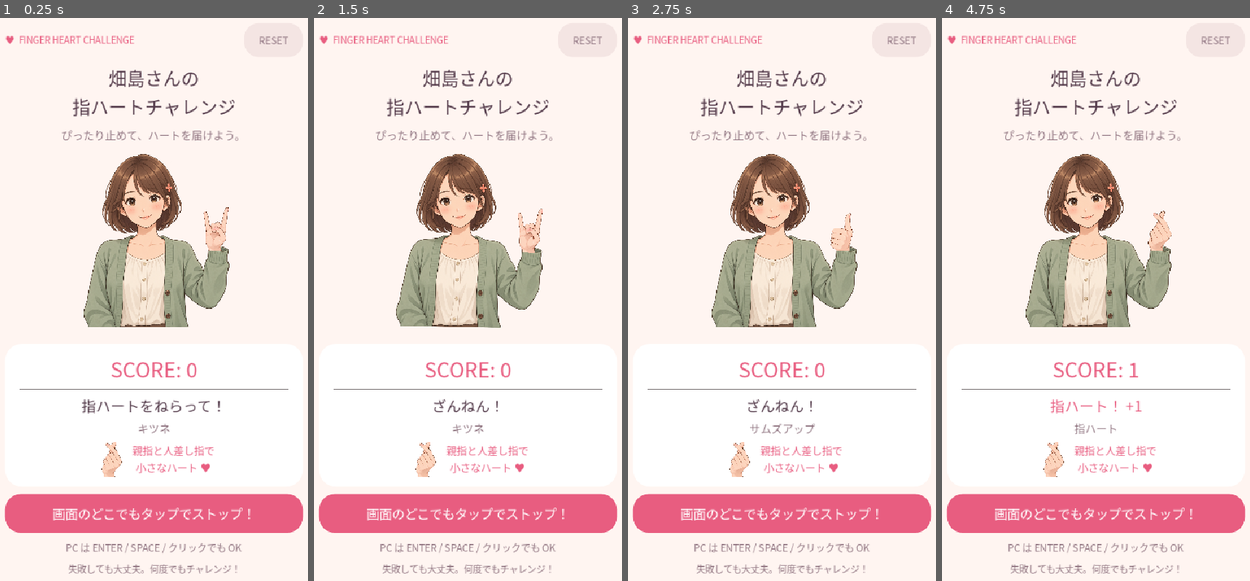
Above: before the commit, frames 1-4 (left to right).
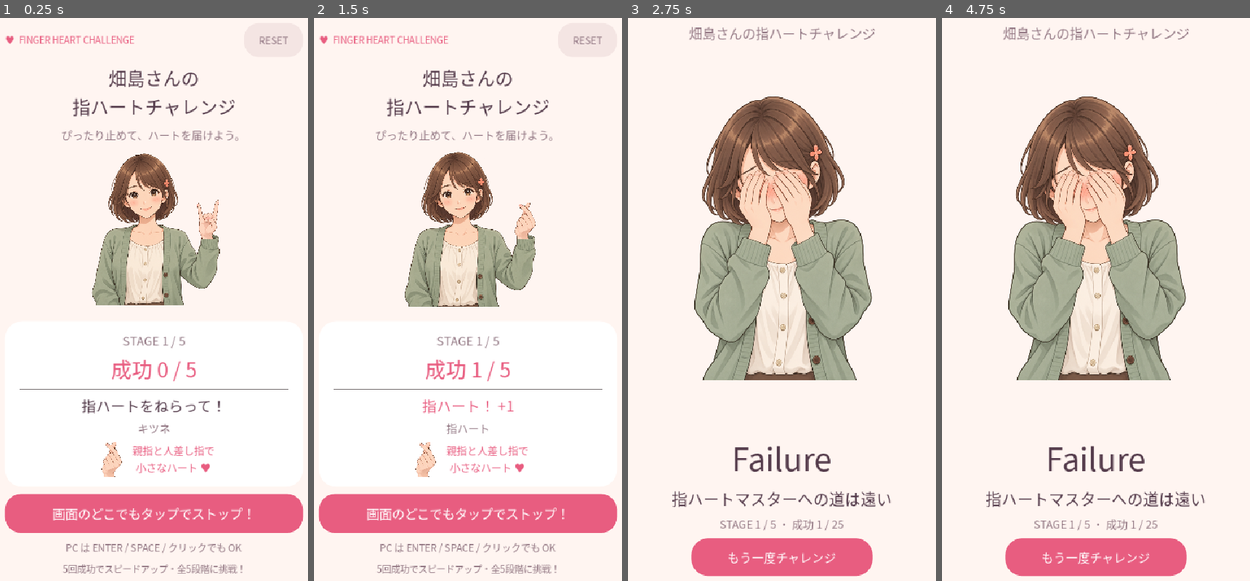
Above: after the commit, the same moments.

Repository: Badgio0906/finger-heart-challenge
Game: Godot game, scene res://scenes/Main.tscn
Two runs of this game, one before a commit and one after it. Both use one fixed random seed, a clock stepped at 60 frames per second and the inputs below.
Inputs (mouse positions are in pixels of both pictures, inside the frame that each line leads up to):
- Up to frame 1 (0.25 s): no input
- Up to frame 2 (1.5 s): click "RESET" at 0.5 s; tap Enter (stop_hand) at 1.25 s; move the mouse to (538, 271) at 1.27 s; hold Enter (stop_hand) from 1.28 s (still down); click (538, 271) at 1.42 s
- Up to frame 3 (2.75 s): tap Space at 1.52, 1.55, 1.82, 2, 2.1, 2.27, 2.57 s; move the mouse to (717, 327) at 2.02 s; release Enter (stop_hand) at 2.03 s; click (717, 327) at 2.17 s; tap Enter (stop_hand) at 2.3 s
- Up to frame 4 (4.75 s): click "RESET" (after the commit: "もう一度チャレンジ") at 2.75 s; move the mouse to (1129, 170) at 3.52 s; hold Enter (stop_hand) 3.53-4.28 s; click (1129, 170) at 3.67 s; tap Space at 3.8, 4.52 s; move the mouse to (1080, 417) at 4.27 s; tap Enter (stop_hand) at 4.35 s; click (1080, 417) at 4.42 s

The runs differ from the first frame. In frame 1, 7.0% of the frame differs, in the area x 20-79%, y 24-99%; in frame 2, 7.3%; in frame 3, 31%, in the area x 1-99%, y 1-100%; in frame 4, 31%.

Commit message:
Add five-stage challenge and illustrated clear and failure screens

Diff:
--- a/scripts/main.gd
+++ b/scripts/main.gd
@@ -1,9 +1,10 @@
 extends Control
 
-enum GameState { RUNNING, JUDGING }
+enum GameState { RUNNING, JUDGING, CLEARED, FAILED }
 enum HandType { HEART, FOX, PEACE, OK, THUMBS_UP, OPEN, POINT }
 
-const HAND_CHANGE_INTERVAL := 0.65
+const STAGE_INTERVALS := [0.65, 0.55, 0.45, 0.35, 0.25]
+const SUCCESSES_PER_STAGE := 5
 const RESULT_DURATION := 0.8
 const HAND_FILES := ["heart", "fox", "peace", "ok", "thumbs_up", "open", "point"]
 const HAND_NAMES := ["指ハート", "キツネ", "ピース", "OKサイン", "サムズアップ", "手のひら", "人差し指"]
@@ -17,6 +18,7 @@
 var current_hand := HandType.HEART
 var previous_hand := -1
 var score := 0
+var stage := 0
 var switches_until_heart := 0
 var rng := RandomNumberGenerator.new()
 var textures: Array[Texture2D] = []
@@ -34,6 +36,16 @@
 var info_panel: PanelContainer
 var motion: Tween
 var browser_qa := false
+var game_content: Control
+var stage_label: Label
+var end_screen: MarginContainer
+var end_art: TextureRect
+var end_title: Label
+var end_message: Label
+var end_progress: Label
+var retry_button: Button
+var clear_texture: Texture2D
+var failure_texture: Texture2D
 
 func _ready() -> void:
 	rng.randomize()
@@ -46,10 +58,12 @@
 		# Use the original fixed sleeve; crop generated cuffs from every hand layer.
 		hand_texture.region = Rect2(0, 0, 1254, 900)
 		textures.append(hand_texture)
+	clear_texture = load("res://assets/art_v2/clear.png")
+	failure_texture = load("res://assets/art_v2/failure.png")
 	_build_ui()
 	hand_timer = Timer.new()
 	hand_timer.name = "HandTimer"
-	hand_timer.wait_time = HAND_CHANGE_INTERVAL
+	hand_timer.wait_time = STAGE_INTERVALS[0]
 	hand_timer.timeout.connect(_next_hand)
 	add_child(hand_timer)
 	result_timer = Timer.new()
@@ -101,6 +115,7 @@
 	background.mouse_filter = Control.MOUSE_FILTER_IGNORE
 	add_child(background)
 	var margin := MarginContainer.new()
+	game_content = margin
 	margin.set_anchors_and_offsets_preset(Control.PRESET_FULL_RECT)
 	for side in ["left", "right", "top", "bottom"]:
 		margin.add_theme_constant_override("margin_" + side, 24)
@@ -170,7 +185,9 @@
 	var info := VBoxContainer.new()
 	info.add_theme_constant_override("separation", 7)
 	info_panel.add_child(info)
-	score_label = _label("SCORE: 0", 34, ACCENT)
+	stage_label = _label("STAGE 1 / 5", 20, MUTED)
+	info.add_child(stage_label)
+	score_label = _label("成功 0 / 5", 34, ACCENT)
 	info.add_child(score_label)
 	var line := HSeparator.new()
 	line.modulate = Color("ecdce1")
@@ -200,8 +217,43 @@
 	stack.add_child(callout)
 	callout.add_child(_label("画面のどこでもタップでストップ！", 21, Color.WHITE))
 	stack.add_child(_label("PC は ENTER / SPACE / クリックでも OK", 16, MUTED))
-	stack.add_child(_label("失敗しても大丈夫。何度でもチャレンジ！", 15, MUTED))
+	stack.add_child(_label("5回成功でスピードアップ・全5段階に挑戦！", 15, MUTED))
 	_ignore_layout_input(margin)
+	_build_end_screen()
+
+func _build_end_screen() -> void:
+	end_screen = MarginContainer.new()
+	end_screen.set_anchors_and_offsets_preset(Control.PRESET_FULL_RECT)
+	for side in ["left", "right", "top", "bottom"]:
+		end_screen.add_theme_constant_override("margin_" + side, 24)
+	add_child(end_screen)
+	var stack := VBoxContainer.new()
+	stack.add_theme_constant_override("separation", 10)
+	end_screen.add_child(stack)
+	stack.add_child(_label("畑島さんの指ハートチャレンジ", 22, MUTED))
+	end_art = _texture("res://assets/art_v2/clear.png")
+	end_art.size_flags_vertical = Control.SIZE_EXPAND_FILL
+	stack.add_child(end_art)
+	end_title = _label("Clear", 52, ACCENT)
+	stack.add_child(end_title)
+	end_message = _label("", 26)
+	end_message.autowrap_mode = TextServer.AUTOWRAP_WORD_SMART
+	stack.add_child(end_message)
+	end_progress = _label("", 18, MUTED)
+	stack.add_child(end_progress)
+	retry_button = Button.new()
+	retry_button.text = "もう一度チャレンジ"
+	retry_button.custom_minimum_size = Vector2(300, 62)
+	retry_button.size_flags_horizontal = Control.SIZE_SHRINK_CENTER
+	retry_button.focus_mode = Control.FOCUS_NONE
+	retry_button.add_theme_color_override("font_color", Color.WHITE)
+	retry_button.add_theme_stylebox_override("normal", _style(ACCENT))
+	retry_button.add_theme_stylebox_override("hover", _style(Color("ee7896")))
+	retry_button.add_theme_stylebox_override("pressed", _style(Color("ce4268")))
+	retry_button.pressed.connect(reset_game)
+	stack.add_child(retry_button)
+	_ignore_layout_input(end_screen)
+	end_screen.hide()
 
 func _ignore_layout_input(node: Node) -> void:
 	if node is Control and not node is Button:
@@ -248,15 +300,20 @@
 	if not browser_qa:
 		return
 	var button_rect := reset_button.get_global_rect()
+	var retry_rect := retry_button.get_global_rect()
 	var state := {"state": game_state, "hand": current_hand, "score": score,
 		"result": result_label.text, "width": size.x, "height": size.y,
+		"stage": stage + 1, "interval": hand_timer.wait_time,
+		"ending": end_title.text if end_screen.visible else "", "message": end_message.text,
+		"retry": [retry_rect.position.x, retry_rect.position.y, retry_rect.size.x, retry_rect.size.y],
 		"reset": [button_rect.position.x, button_rect.position.y, button_rect.size.x, button_rect.size.y]}
 	JavaScriptBridge.eval("window.__fingerHeart = " + JSON.stringify(state))
 
 func _input(event: InputEvent) -> void:
 	# Touch is handled before the Button consumes it; mouse uses Button.pressed.
 	if event is InputEventScreenTouch and event.pressed:
-		if reset_button.get_global_rect().has_point(event.position):
+		var button := retry_button if end_screen.visible else reset_button
+		if button.get_global_rect().has_point(event.position):
 			reset_game()
 			get_viewport().set_input_as_handled()
 
@@ -265,7 +322,8 @@
 	if event is InputEventMouseButton:
 		stop = event.button_index == MOUSE_BUTTON_LEFT and event.pressed
 	if event is InputEventScreenTouch:
-		if event.pressed and reset_button.get_global_rect().has_point(event.position):
+		var button := retry_button if end_screen.visible else reset_button
+		if event.pressed and button.get_global_rect().has_point(event.position):
 			reset_game()
 			get_viewport().set_input_as_handled()
 			return
@@ -280,16 +338,21 @@
 	game_state = GameState.JUDGING
 	hand_timer.stop()
 	var success := current_hand == HandType.HEART
+	if not success:
+		_finish(false)
+		return
 	if success:
 		score += 1
+		if score == SUCCESSES_PER_STAGE * STAGE_INTERVALS.size():
+			_finish(true)
+			return
 		result_label.text = "指ハート！ +1"
+		if score % SUCCESSES_PER_STAGE == 0:
+			result_label.text = "次のステージへ！"
+			hand_label.text = "スピードアップ！"
 		result_label.add_theme_color_override("font_color", ACCENT)
 		hint_label.text = "♥  やったね！  ♥"
-	else:
-		result_label.text = "ざんねん！"
-		result_label.add_theme_color_override("font_color", INK)
-		hint_label.text = "もう一度、ハートをねらおう"
-	score_label.text = "SCORE: %d" % score
+	score_label.text = "成功 %d / 5" % (score - stage * SUCCESSES_PER_STAGE)
 	if motion:
 		motion.kill()
 	character.pivot_offset = character.size * 0.5
@@ -305,19 +368,47 @@
 	_publish_state()
 
 func _resume() -> void:
+	if game_state != GameState.JUDGING:
+		return
+	stage = mini(score / SUCCESSES_PER_STAGE, STAGE_INTERVALS.size() - 1)
+	hand_timer.wait_time = STAGE_INTERVALS[stage]
+	stage_label.text = "STAGE %d / 5" % (stage + 1)
+	score_label.text = "成功 %d / 5" % (score % SUCCESSES_PER_STAGE)
 	game_state = GameState.RUNNING
 	result_label.text = "指ハートをねらって！"
 	result_label.add_theme_color_override("font_color", INK)
 	hint_label.text = "この形でストップできたら +1"
 	_next_hand()
 	hand_timer.start()
+	_publish_state()
+
+func _finish(cleared: bool) -> void:
+	game_state = GameState.CLEARED if cleared else GameState.FAILED
+	hand_timer.stop()
+	result_timer.stop()
+	if motion:
+		motion.kill()
+	game_content.hide()
+	end_art.texture = clear_texture if cleared else failure_texture
+	end_title.text = "Clear" if cleared else "Failure"
+	end_title.add_theme_color_override("font_color", ACCENT if cleared else INK)
+	end_message.text = "これであなたも指ハートマスター" if cleared else "指ハートマスターへの道は遠い"
+	end_progress.text = "全5段階クリア！  25 / 25" if cleared else "STAGE %d / 5 ・ 成功 %d / 25" % [stage + 1, score]
+	end_screen.show()
+	# Publish after the newly visible container has laid out its retry button.
+	_publish_state.call_deferred()
 
 func reset_game() -> void:
 	score = 0
-	score_label.text = "SCORE: 0"
+	stage = 0
+	switches_until_heart = 0
+	current_hand = HandType.HEART
+	end_screen.hide()
+	game_content.show()
 	result_timer.stop()
 	if motion:
 		motion.kill()
 	character.scale = Vector2.ONE
 	character.rotation = 0.0
+	game_state = GameState.JUDGING
 	_resume()
--- a/tests/game_test.gd
+++ b/tests/game_test.gd
@@ -30,55 +30,71 @@
 			if last_heart >= 0:
 				check(index - last_heart >= 3 and index - last_heart <= 7, "Heart interval 3..7")
 			last_heart = index
-	check(seen.size() == 7, "All seven poses appear")
-	check(game.textures.size() == 7, "All seven assets loaded")
-	for hand in range(7):
-		game.game_state = game.GameState.RUNNING
+	check(seen.size() == 7 and game.textures.size() == 7, "Seven poses loaded and drawn")
+	check(game.clear_texture != null and game.failure_texture != null, "Ending illustrations loaded")
+	for hand in range(1, 7):
+		game.reset_game()
 		game.current_hand = hand
-		game._refresh_hand()
-		var before: int = game.score
 		game.stop_hand()
-		check(game.score == before + (1 if hand == 0 else 0), "Only heart earns a point")
-		check(game.game_state == game.GameState.JUDGING, "Judging state")
-		check(game.hand_timer.is_stopped(), "Pose frozen")
-		var frozen: int = game.current_hand
+		check(game.game_state == game.GameState.FAILED and game.score == 0, "Every wrong pose ends run")
+		check(game.end_title.text == "Failure" and game.end_art.texture == game.failure_texture, "Failure presentation")
+		check(game.end_message.text == "指ハートマスターへの道は遠い", "Failure message")
+		check(game.hand_timer.is_stopped() and game.result_timer.is_stopped(), "Failure timers stopped")
+		game._resume()
+		game.stop_hand()
 		game._next_hand()
-		check(game.current_hand == frozen, "Cannot switch in judging")
-		for repeat in range(10):
-			game.stop_hand()
-		check(game.score == before + (1 if hand == 0 else 0), "Rapid input ignored")
-		game.result_timer.stop()
-		game._resume()
-		check(game.game_state == game.GameState.RUNNING, "Resumes")
+		check(game.game_state == game.GameState.FAILED and game.current_hand == hand, "Failure cannot auto resume")
+	game.reset_game()
+	for success in range(1, 26):
 		game.hand_timer.stop()
+		game.current_hand = game.HandType.HEART
+		game.stop_hand()
+		check(game.score == success, "Success counted once")
+		game.stop_hand()
+		check(game.score == success, "Rapid input ignored")
+		if success < 25:
+			check(game.game_state == game.GameState.JUDGING, "Success pauses for result")
+			game.result_timer.stop()
+			game._resume()
+			check(game.stage == success / 5, "Advance only at five-success boundary")
+			check(is_equal_approx(game.hand_timer.wait_time, game.STAGE_INTERVALS[success / 5]), "Stage interval applied")
+	check(game.game_state == game.GameState.CLEARED and game.stage == 4, "25 successes clear five stages")
+	check(game.end_title.text == "Clear" and game.end_art.texture == game.clear_texture, "Clear presentation")
+	check(game.end_message.text == "これであなたも指ハートマスター", "Clear message")
+	check(game.end_screen.visible and not game.game_content.visible, "Result screen replaces gameplay")
+	check(game.hand_timer.is_stopped() and game.result_timer.is_stopped(), "Clear timers stopped")
+	game._resume()
+	game.stop_hand()
+	await create_timer(0.9).timeout
+	check(game.game_state == game.GameState.CLEARED and game.score == 25, "Clear persists")
+	game.reset_game()
+	check(game.stage == 0 and game.score == 0 and is_equal_approx(game.hand_timer.wait_time, 0.65), "Retry resets speed and progress")
+	check(not game.end_screen.visible and game.game_content.visible, "Retry restores game")
 	for key in [KEY_ENTER, KEY_SPACE]:
-		game.game_state = game.GameState.RUNNING
+		game.reset_game()
+		game.current_hand = game.HandType.HEART
 		var event := InputEventKey.new()
 		event.physical_keycode = key
 		event.pressed = true
 		game._unhandled_input(event)
 		check(game.game_state == game.GameState.JUDGING, "Keyboard input")
-		game.result_timer.stop()
-		game._resume()
-		var echo := InputEventKey.new()
-		echo.physical_keycode = key
-		echo.pressed = true
-		echo.echo = true
-		game._unhandled_input(echo)
+		game.reset_game()
+		event.echo = true
+		game._unhandled_input(event)
 		check(game.game_state == game.GameState.RUNNING, "Key repeat ignored")
-		game.hand_timer.stop()
 	var click := InputEventMouseButton.new()
 	click.button_index = MOUSE_BUTTON_LEFT
 	click.pressed = true
+	game.current_hand = game.HandType.HEART
 	game._unhandled_input(click)
 	check(game.game_state == game.GameState.JUDGING, "Mouse input")
 	game.reset_game()
+	game.current_hand = game.HandType.HEART
 	var touch := InputEventScreenTouch.new()
 	touch.pressed = true
 	touch.position = Vector2(100, 400)
 	game._unhandled_input(touch)
 	check(game.game_state == game.GameState.JUDGING, "Touch input")
-	game.score = 99
 	touch.position = game.reset_button.get_global_rect().get_center()
 	game._input(touch)
 	check(game.score == 0 and game.game_state == game.GameState.RUNNING, "Touch RESET does not judge")
@@ -88,8 +104,7 @@
 	game.current_hand = game.HandType.HEART
 	game.stop_hand()
 	await create_timer(0.9).timeout
-	check(game.game_state == game.GameState.RUNNING, "Actual result timer resumes")
-	check(not game.hand_timer.is_stopped(), "Actual hand timer resumes")
+	check(game.game_state == game.GameState.RUNNING and not game.hand_timer.is_stopped(), "Real result timer resumes")
 	print("GAME TEST: %d checks, %d failures" % [checks, failures])
 	game.queue_free()
 	await process_frame
Binary file added: assets/art_v2/clear.png
Not shown, added: assets/art_v2/clear.png.import
Binary file added: assets/art_v2/failure.png
Not shown, added: assets/art_v2/failure.png.import
Binary file added: docs/clear-screen.png
Binary file added: docs/failure-screen.png
Not shown, changed: export_presets.cfg
Not shown, changed: README.md
Not shown, changed: TODO.md
Not shown, changed: VERIFICATION.md
Not shown, added: docs/CHALLENGE_RULES.md
Not shown, added: docs/RESULT_ART.md
(and 3 more such lines)
